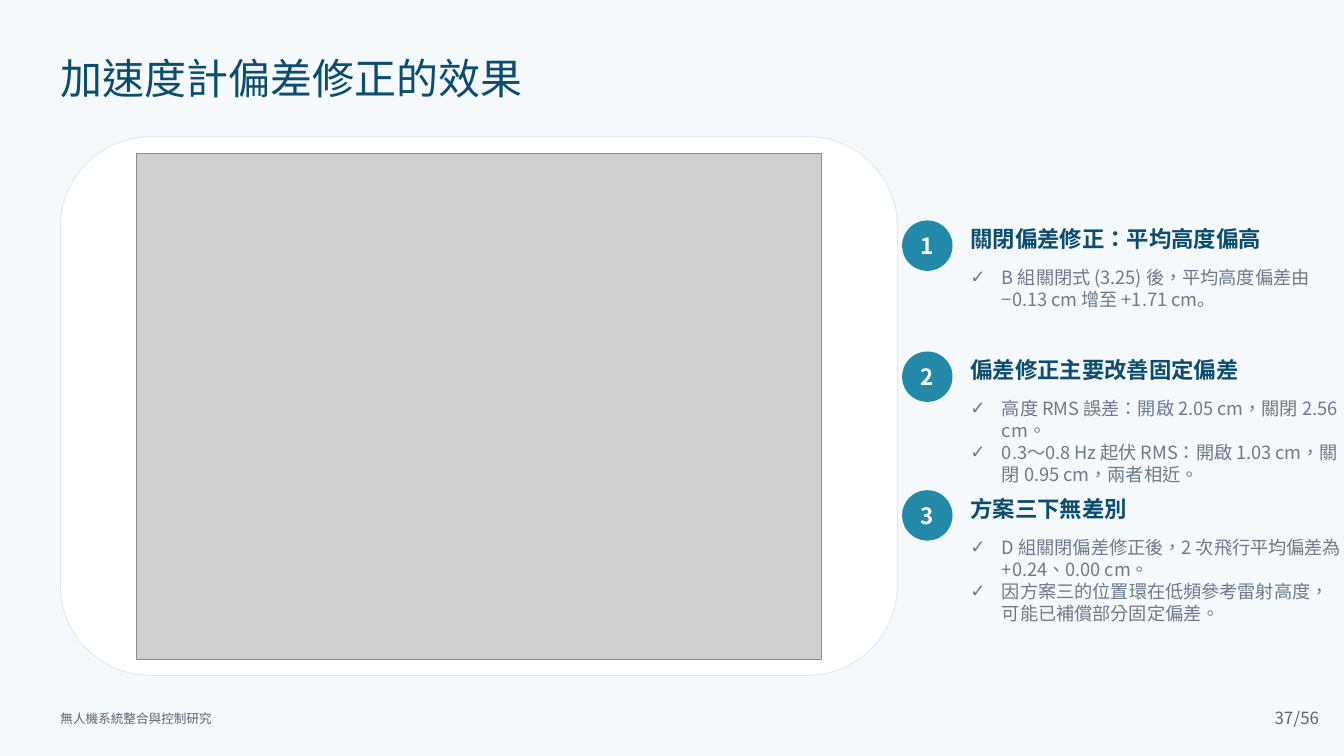
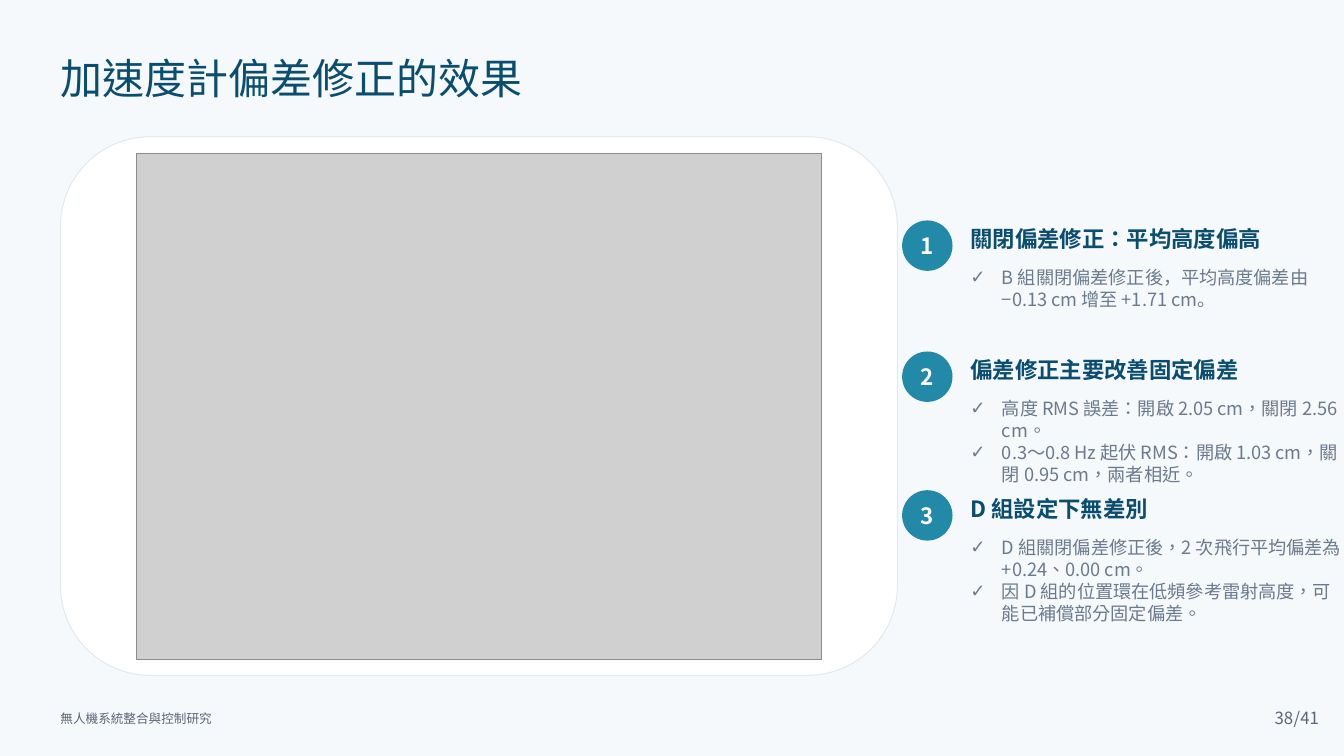
Before and after one commit to lingken1028/-, a slide deck: slide 38 of 無人機系統整合與控制研究_口試簡報 2.pptx (slide 37 before the commit). Drawn at 1344x756 pixels with LibreOffice and Linux fonts; fonts in the diff are those of the drawing; grey boxes stand for pictures. Boxes give left, top, right and bottom in pixels: in the first picture for what was removed or moved away, otherwise in the second. Text is boxed around its words. In the diff, an @@ line names an element or a change of style, - is before the commit and + after.

```diff
--- a/無人機系統整合與控制研究_口試簡報 2.pptx
+++ b/無人機系統整合與控制研究_口試簡報 2.pptx
@@ text at box(1002, 269, 1308, 308): text changed @@
-✓ B 組關閉式 (3.25) 後，平均高度偏差由 −0.13 cm 增至 +1.71 cm。
+✓ B 組關閉偏差修正後，平均高度偏差由 −0.13 cm 增至 +1.71 cm。
@@ text at box(970, 498, 1147, 519): text changed @@
-方案三下無差別
+D 組設定下無差別
@@ text at box(1002, 583, 1331, 622): text changed @@
-✓ 因方案三的位置環在低頻參考雷射高度，可能已補償部分固定偏差。
+✓ 因 D 組的位置環在低頻參考雷射高度，可能已補償部分固定偏差。
@@ page number at box(1275, 711, 1294, 724): text changed @@
-37
+38
@@ text at box(1294, 711, 1319, 727): text changed @@
-/56
+/41
```
Also in this commit, not shown: 73 other slides changed, 5 slides added.
